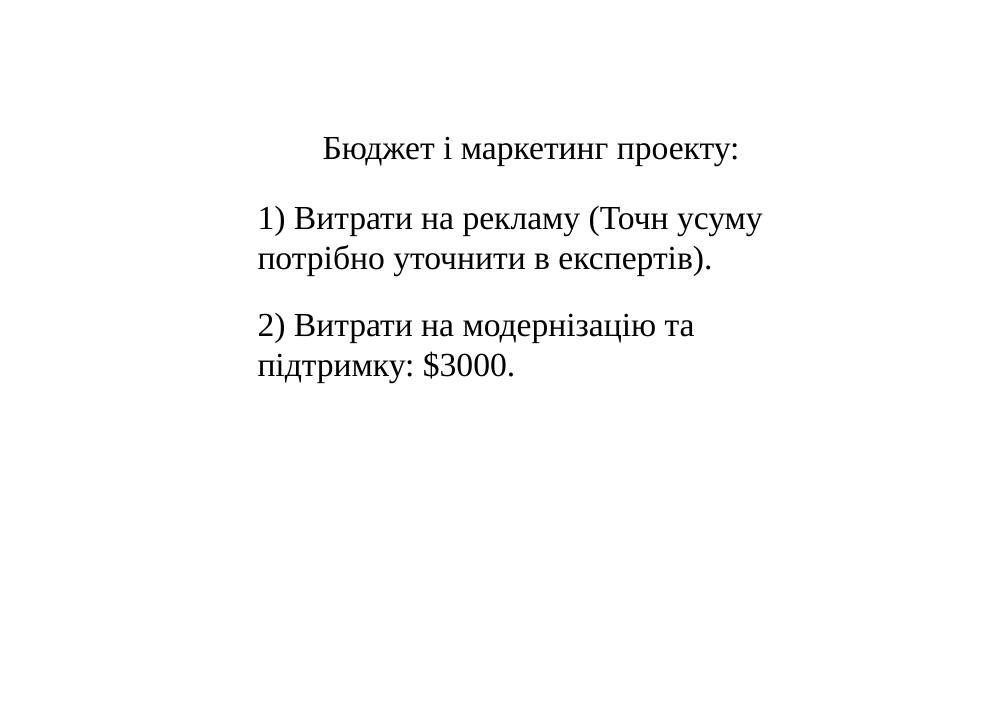
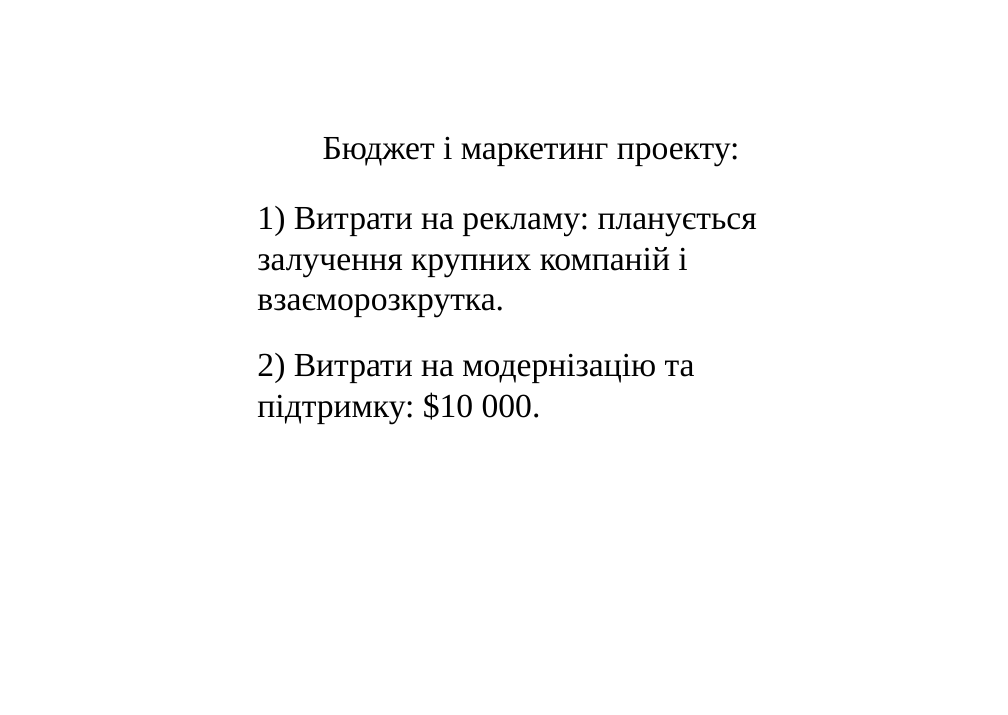
Before and after one commit to plekhotkindmytro/GarbageCollector, a slide deck: slide 7 of Garbage Collector Game.pptx. Drawn at 1008x715 pixels with LibreOffice and Linux fonts; fonts in the diff are those of the drawing; background and template pictures are left out. Boxes give left, top, right and bottom in pixels: in the first picture for what was removed or moved away, otherwise in the second. Text is boxed around its words. In the diff, an @@ line names an element or a change of style, - is before the commit and + after.

```diff
--- a/Garbage Collector Game.pptx
+++ b/Garbage Collector Game.pptx
@@ text at (257,206,757,423): text changed @@
-1) Витрати на рекламу (Точн усуму потрібно уточнити в експертів).
-2) Витрати на модернізацію та підтримку: $3000.
+1) Витрати на рекламу: планується залучення крупних компаній і взаєморозкрутка.
+2) Витрати на модернізацію та підтримку: $10 000.
```
Also in this commit, not shown: 2 other slides changed.
